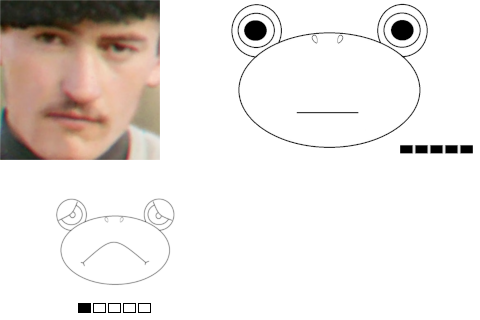
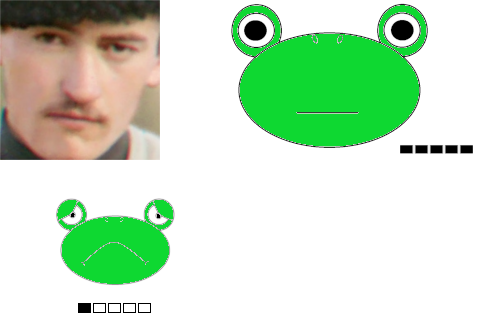
Layer changes from the first 480×320 image to the second:
painted on "neutral.jpeg" over (x1=233, y1=5, x2=426, y2=147)
painted on "sadness.jpeg" over (x1=57, y1=200, x2=173, y2=284)
